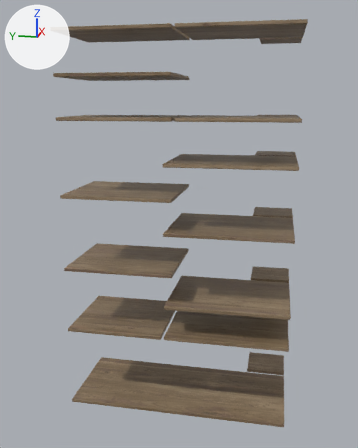
The glTF model client/public/models/rackFlowersDefoult3.gltf as it was, and as the next commit left it.
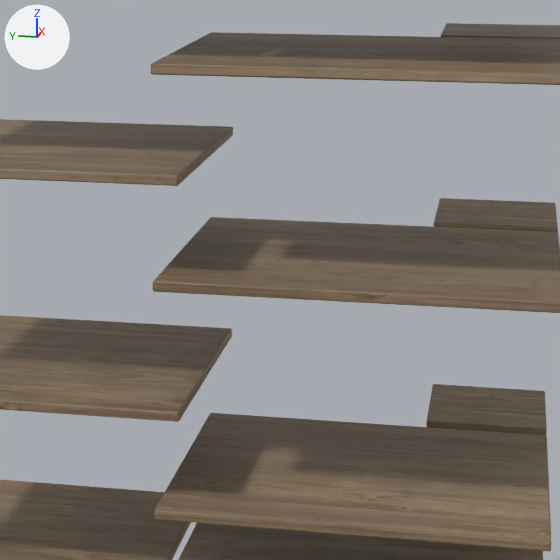
Each version appears first whole from a 50 mm lens placed at (-11.48, -2.04, 1.94), pointed at (0.93, 0.44, -1.17), and next in a close-up on the part from 32% to 82% of the width and 32% to 72% of the height. The axes (+X, +Y, +Z) are drawn at upper left. The lights are the same throughout. Vertices at the same position are counted once.

Script lines for the objects in view, before the commit:
```python
me_cube_065 = bpy.data.meshes.new('Cube.065')
me_cube_065.from_pydata(...)  # 1920 vertices, 3760 faces; spans x -0.73..2.72, y -2.47..2.97, z -5.68..3.53
me_cube_065.materials.append(mat_rackflowersdefoult3)  # picture img_three
ob_rackflowersdefoult3 = bpy.data.objects.new('rackFlowersDefoult3', me_cube_065)
ob_rackflowersdefoult3.location = (0.0, 0.0, 0.0)
```
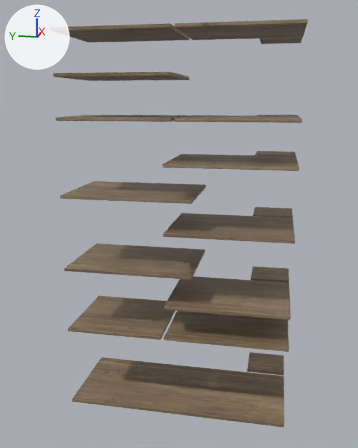
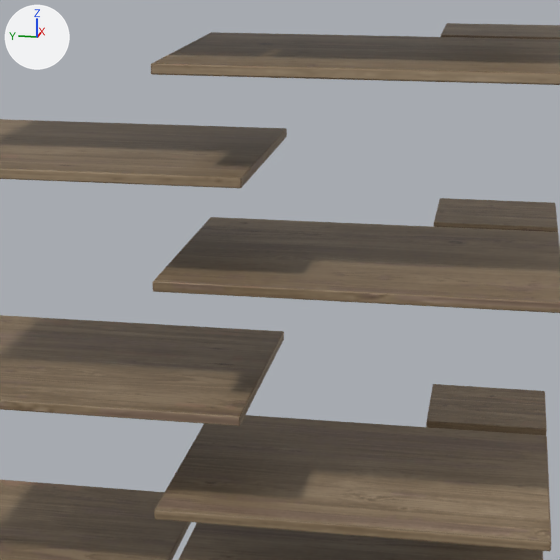
Changed parts and their boxes [x1, y1, x2, y2] in the close-ups (560 x 560 px; the box of a moved part takes in the faces that stretch with it):
part 1 of me_cube_065, moved or reshaped
    before: [0, 119, 233, 186]
    after: [0, 119, 287, 188]
part 2 of me_cube_065, moved or reshaped
    before: [0, 315, 232, 422]
    after: [0, 315, 284, 426]

What the commit changed:
me_cube_065 has 1920 vertices, 3760 faces and spans x -0.73..2.72, y -2.47..2.97, z -5.68..3.53.
me_cube_065 is used by ob_rackflowersdefoult3; location (0.0, 0.0, 0.0).
me_cube_065 part 1: all 48 vertices in x -0.73..1.51, y 0.29..0.3, z -0.27..-0.19 are moved by (0.0, -0.46, 0.0).
me_cube_065 part 2: all 48 vertices in x -0.73..1.51, y 0.29..0.3, z -2.07..-1.99 are moved by (0.0, -0.46, 0.0).
